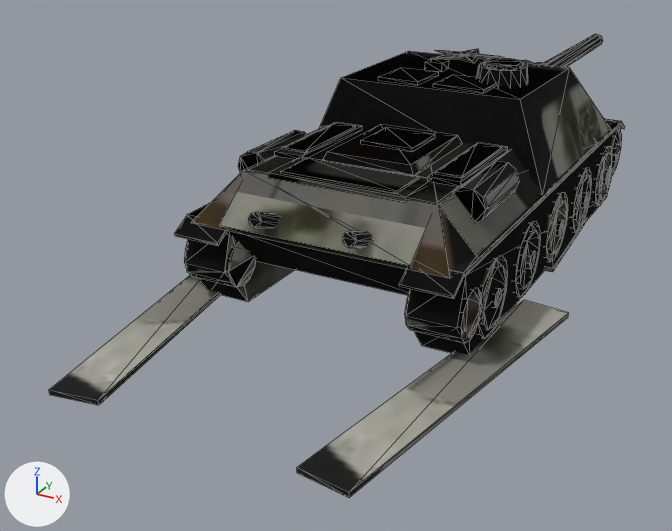
Two versions of the glTF model public/models/su85_winter.glb, one commit apart.
The view is the same before and after, from a camera (50 mm lens) standing at (4.1, -9.95, 4.32) and looking at (-1.02, -0.63, -0.34). Arrows for +X, +Y and +Z are at lower left; the lights stay in place. The older version comes first. Mesh edges are drawn as thin lines. Vertices at exactly the same position are counted once.

The older version as bpy lines, for what is in view:
```python
me_su85_hull_001 = bpy.data.meshes.new('su85_hull.001')
me_su85_hull_001.from_pydata(...)  # 1342 vertices, 2342 faces; spans x -1.57..1.57, y -3.18..6.08, z 0.0..2.17
me_su85_hull_001.materials.append(mat_hull_ok)  # picture img_hull_ok
me_su85_hull_003 = bpy.data.meshes.new('su85_hull.003')
me_su85_hull_003.from_pydata(...)  # 1346 vertices, 2346 faces; spans x -2.07..1.57, y -5.0..6.08, z 0.0..2.17
me_su85_hull_003.materials.append(mat_hull_trackl)  # picture img_hull_trackl
me_su85_hull_005 = bpy.data.meshes.new('su85_hull.005')
me_su85_hull_005.from_pydata(...)  # 1346 vertices, 2346 faces; spans x -1.57..2.07, y -5.0..6.08, z 0.0..2.17
me_su85_hull_005.materials.append(mat_hull_trackr)  # picture img_hull_trackr
ob_hull_ok = bpy.data.objects.new('hull_ok', me_su85_hull_001)
ob_hull_ok.location = (0.0, 0.0, 0.0)
ob_hull_trackl = bpy.data.objects.new('hull_trackL', me_su85_hull_003)
ob_hull_trackl.location = (0.0, 0.0, 0.0)
ob_hull_trackr = bpy.data.objects.new('hull_trackR', me_su85_hull_005)
ob_hull_trackr.location = (0.0, 0.0, 0.0)
```
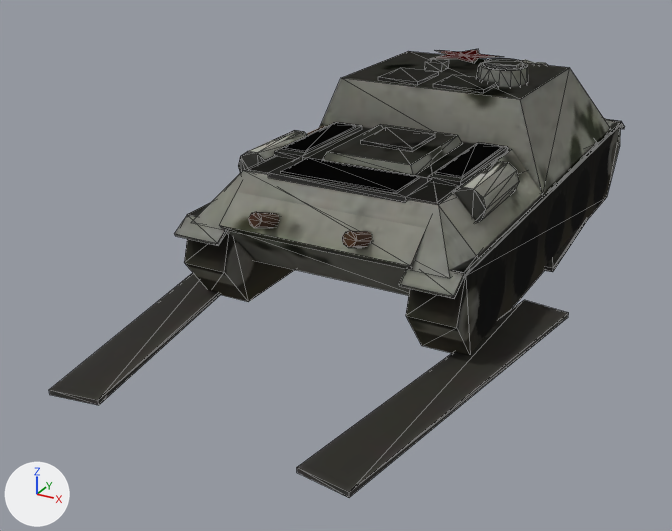
The edits, one by one:
me_su85_hull_001 is used by ob_hull_ok; location (0.0, 0.0, 0.0).
me_su85_hull_001 had 1342 vertices, 2342 faces and spanned x -1.57..1.57, y -3.18..6.08, z 0.0..2.17.
me_su85_hull_001 now has 498 vertices, 806 faces and spans x -1.5..1.5, y -3.18..3.16, z 0.0..2.17.
me_su85_hull_001 part 1: 802 kept faces spanning x -1.5..1.5, y -3.18..3.16, z 0.0..2.17 get new texture (UV) coordinates.
Edits to the shape of me_su85_hull_001 do not show in these pictures.
me_su85_hull_003 is used by ob_hull_trackl; location (0.0, 0.0, 0.0).
me_su85_hull_003 had 1346 vertices, 2346 faces and spanned x -2.07..1.57, y -5.0..6.08, z 0.0..2.17.
me_su85_hull_003 now has 502 vertices, 810 faces and spans x -2.07..1.5, y -5.0..3.16, z 0.0..2.17.
me_su85_hull_003 part 2: 38 loose pieces with 844 vertices, spanning x -1.57..1.57, y -2.97..6.08, z 0.02..1.62, are deleted.
me_su85_hull_003 part 3: 810 kept faces spanning x -2.07..1.5, y -5.0..3.16, z 0.0..2.17 get new texture (UV) coordinates.
me_su85_hull_005 is used by ob_hull_trackr; location (0.0, 0.0, 0.0).
me_su85_hull_005 had 1346 vertices, 2346 faces and spanned x -1.57..2.07, y -5.0..6.08, z 0.0..2.17.
me_su85_hull_005 now has 502 vertices, 810 faces and spans x -1.5..2.07, y -5.0..3.16, z 0.0..2.17.
me_su85_hull_005 part 4: 38 loose pieces with 844 vertices, spanning x -1.57..1.57, y -2.97..6.08, z 0.02..1.62, are deleted.
me_su85_hull_005 part 5: 810 kept faces spanning x -1.5..2.07, y -5.0..3.16, z 0.0..2.17 get new texture (UV) coordinates.

Location of each change, (x1, y1, x2, y2) in pixels of the pictures (672 x 531 px):
'hull_trackR', reshaped
    before: (175, 34, 625, 498)
    after: (175, 49, 625, 498)
'hull_ok', reshaped
    before: (184, 55, 478, 290)
    after: (432, 55, 478, 63)
part 2 of me_su85_hull_003, deleted
    before: (185, 246, 254, 287)
part 3 of me_su85_hull_003, surface changed
    both: (49, 55, 620, 405)
part 4 of me_su85_hull_005, deleted
    before: (184, 34, 622, 343)
part 5 of me_su85_hull_005, surface changed
    both: (175, 49, 625, 498)
